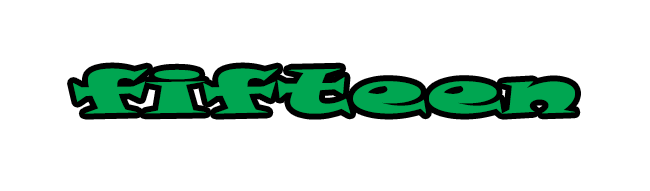
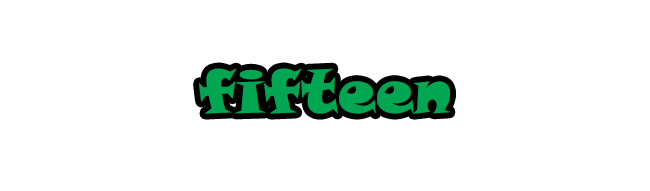
The second 650x191 image is a revision of the first. Changes to its layers:
painted on "fifteen" over [left=73, top=68, right=575, bottom=114]
